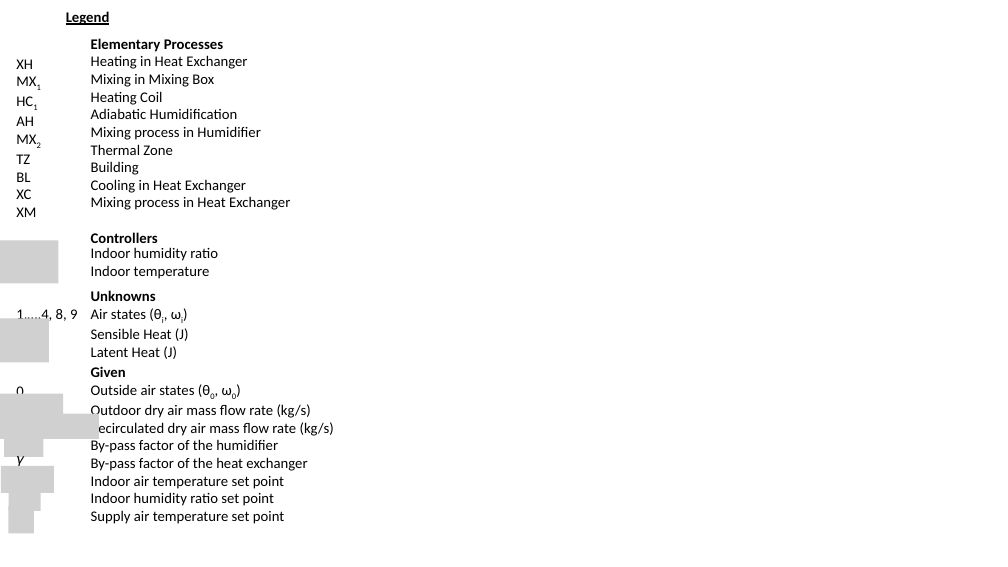
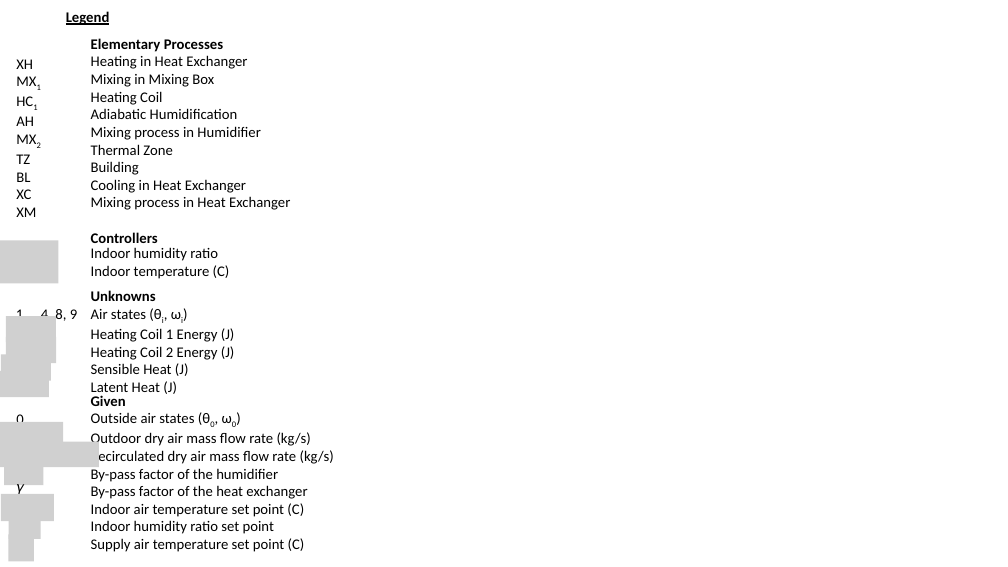
Before and after one commit to regevell/EVA_DSH, a slide deck: slide 5 of Model.pptx. Drawn at 1008x567 pixels with LibreOffice and Linux fonts; fonts in the diff are those of the drawing; grey boxes stand for pictures. Boxes give left, top, right and bottom in pixels: in the first picture for what was removed or moved away, otherwise in the second. Text is boxed around its words. In the diff, an @@ line names an element or a change of style, - is before the commit and + after.

```diff
--- a/Model.pptx
+++ b/Model.pptx
@@ text at (91, 265, 230, 279): text changed @@
-Indoor temperature
+Indoor temperature (C)
@@ picture: place and size @@
-picture at (0, 318, 48, 345)
+picture at (6, 316, 56, 343)
@@ text at (91, 328, 235, 360): paragraphs added @@
+Heating Coil 1 Energy (J)
+Heating Coil 2 Energy (J)
@@ picture added at (1, 355, 51, 381) @@
@@ picture added at (6, 337, 56, 364) @@
@@ picture: place and size @@
-picture at (0, 337, 48, 363)
+picture at (0, 371, 48, 398)
@@ 3 pictures, 3 texts: place and size @@
-3 pictures, 3 texts at (0, 366, 334, 534)
+3 pictures, 3 texts at (0, 395, 334, 562)
@@ picture removed at (0, 394, 63, 420) @@
@@ picture added at (0, 422, 63, 448) @@
@@ picture removed at (4, 432, 43, 457) @@
@@ picture added at (4, 460, 43, 485) @@
@@ picture removed at (8, 484, 40, 511) @@
@@ text at (91, 503, 304, 517): text changed @@
-Indoor air temperature set point
+Indoor air temperature set point (C)
@@ picture added at (8, 512, 40, 539) @@
@@ text at (91, 538, 305, 552): text changed @@
-Supply air temperature set point
+Supply air temperature set point (C)
```
Also in this commit, not shown: 3 other slides changed, 1 slide added, 1 slide removed, 7 other files.
